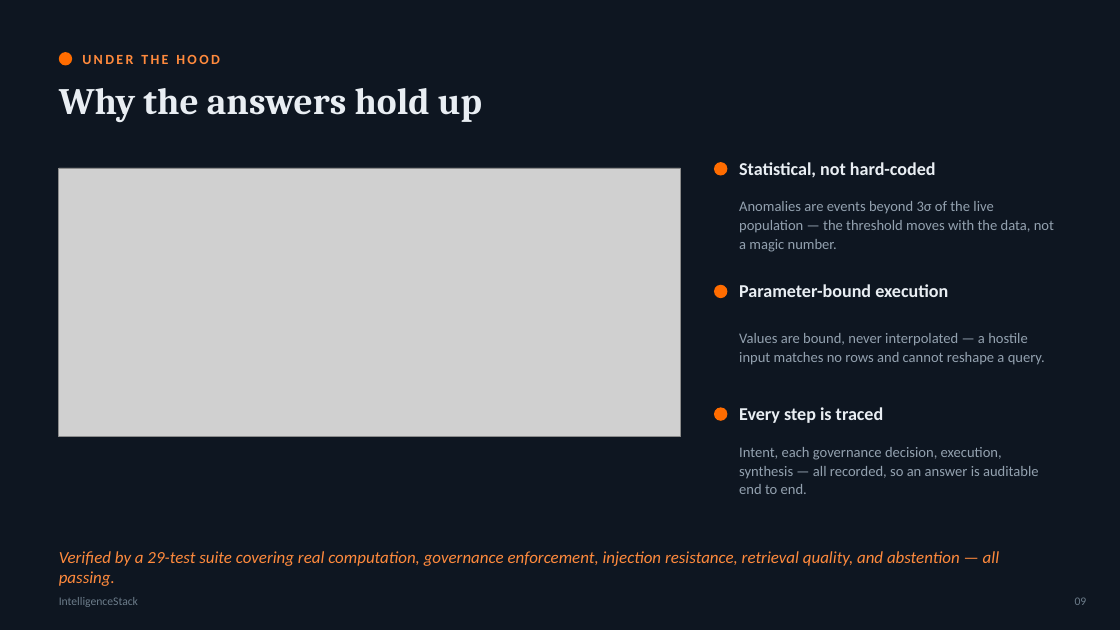
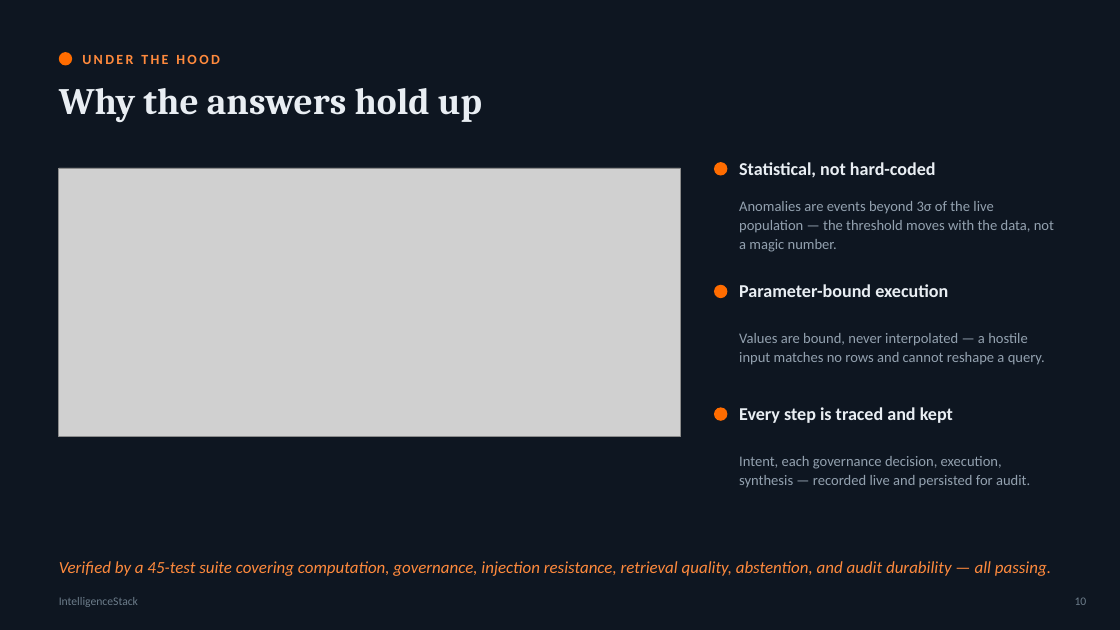
Before and after one commit to atharvvani464/IntelligenceStack, a slide deck: slide 10 of IntelligenceStack_Executive_Deck.pptx (slide 9 before the commit). Drawn at 1120x630 pixels with LibreOffice and Linux fonts; fonts in the diff are those of the drawing; grey boxes stand for pictures. Boxes give left, top, right and bottom in pixels: in the first picture for what was removed or moved away, otherwise in the second. Text is boxed around its words. In the diff, an @@ line names an element or a change of style, - is before the commit and + after.

```diff
--- a/IntelligenceStack_Executive_Deck.pptx
+++ b/IntelligenceStack_Executive_Deck.pptx
@@ text at box(739, 407, 953, 423): text changed @@
-Every step is traced
+Every step is traced and kept
@@ text at box(739, 456, 1030, 488): text changed @@
-Intent, each governance decision, execution, synthesis — all recorded, so an answer is auditable end to end.
+Intent, each governance decision, execution, synthesis — recorded live and persisted for audit.
@@ text at box(59, 561, 1051, 576): text changed @@
-Verified by a 29-test suite covering real computation, governance enforcement, injection resistance, retrieval quality, and abstention — all passing.
+Verified by a 45-test suite covering computation, governance, injection resistance, retrieval quality, abstention, and audit durability — all passing.
@@ text at box(1075, 597, 1087, 605): text changed @@
-09
+10
```
Also in this commit, not shown: 8 other slides changed, 1 slide added, 1 other file.
